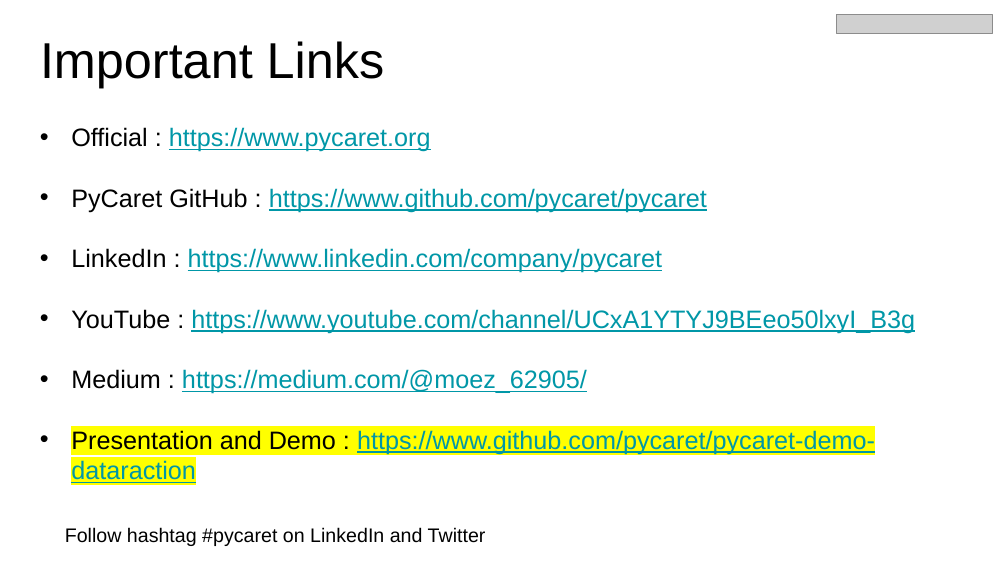
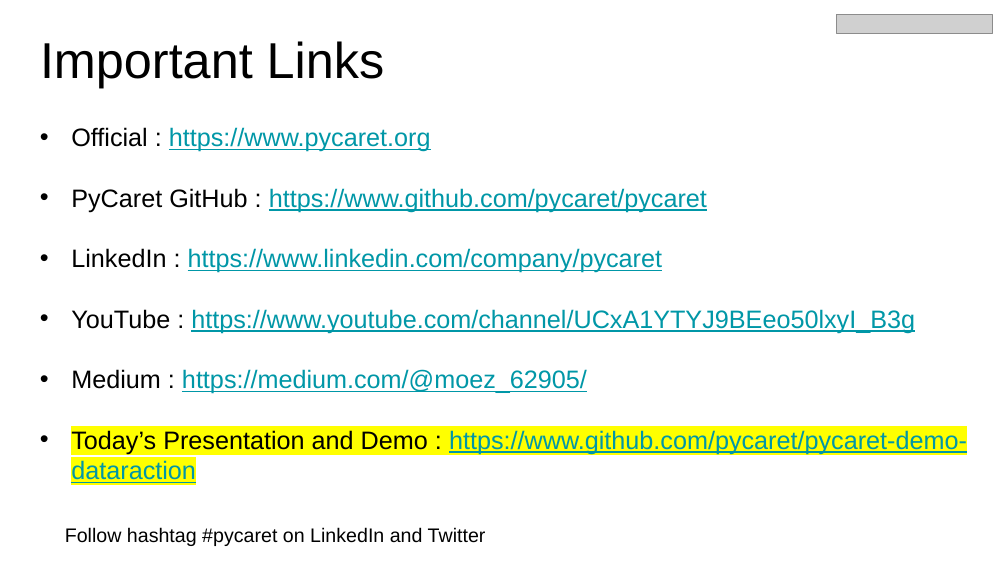
Before and after one commit to pycaret/pycaret-demo-dataraction, a slide deck: slide 3 of Introducing PyCaret - June 1 2020.pptx. Drawn at 1008x567 pixels with LibreOffice and Linux fonts; fonts in the diff are those of the drawing; grey boxes stand for pictures. Boxes give left, top, right and bottom in pixels: in the first picture for what was removed or moved away, otherwise in the second. Text is boxed around its words. In the diff, an @@ line names an element or a change of style, - is before the commit and + after.

```diff
--- a/Introducing PyCaret - June 1 2020.pptx
+++ b/Introducing PyCaret - June 1 2020.pptx
@@ text at bbox=[71, 430, 967, 483]: text changed @@
-• Presentation and Demo : https://www.github.com/pycaret/pycaret-demo-dataraction
+• Today’s Presentation and Demo : https://www.github.com/pycaret/pycaret-demo-dataraction
```
Also in this commit, not shown: 12 other slides changed, 2 slides added, 1 slide removed.
